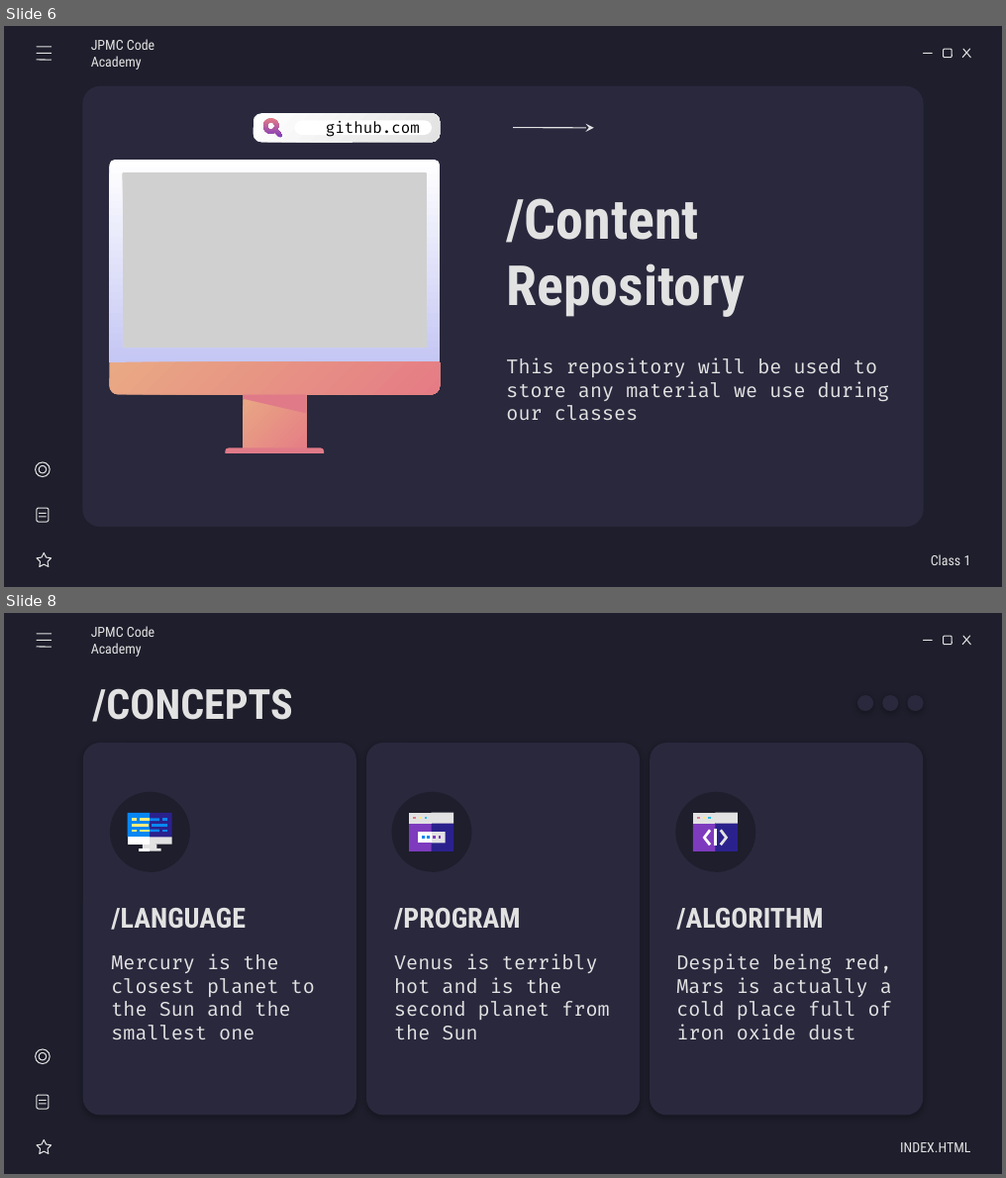
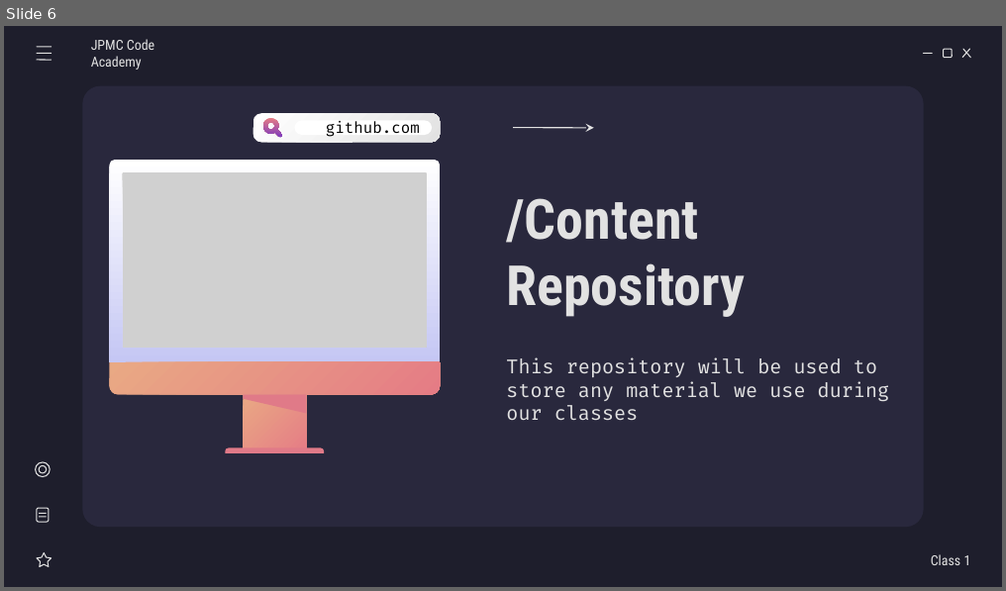
Before and after one commit to RasT110e5/code-academy-jpmc, a slide deck: classes/class-1/class1-slides.odp. Shown one above the other, each under a label of ours: slides 6 and 8 before the commit, slide 6 after it; the slides between them are not shown. The pictures are 1006x1178 and 1006x591 pixels, drawn with LibreOffice and Linux fonts; fonts in the diff are those of the drawing; grey boxes stand for pictures. Boxes give left, top, right and bottom in pixels: in the first picture for what was removed or moved away, otherwise in the second. Text is boxed around its words. In the diff, an @@ line names an element or a change of style, - is before the commit and + after.

```diff
--- a/classes/class-1/class1-slides.odp
+++ b/classes/class-1/class1-slides.odp
@@ slide 8 removed at (4, 613, 1002, 1174), background #1E1E2C; not listed: 4 template elements that a slide beside it also shows @@
@@ line removed from (37, 634) to (51, 634) @@
@@ line removed from (37, 640) to (51, 640) @@
@@ subtitle removed at (91, 626, 154, 657) @@
-JPMC Code Academy
@@ line removed from (37, 647) to (51, 647) @@
@@ title removed at (92, 688, 292, 722) @@
-/CONCEPTS
@@ ellipse removed at (857, 695, 873, 711) @@
@@ ellipse removed at (882, 695, 898, 711) @@
@@ ellipse removed at (907, 695, 923, 711) @@
@@ rounded rectangle removed at (83, 743, 356, 1115) @@
@@ rounded rectangle removed at (366, 743, 640, 1115) @@
@@ rounded rectangle removed at (649, 743, 923, 1115) @@
@@ ellipse removed at (110, 791, 189, 871) @@
@@ pie slice (boxed as its full ellipse) removed at (110, 791, 190, 872) @@
@@ ellipse removed at (391, 791, 471, 871) @@
@@ pie slice (boxed as its full ellipse) removed at (391, 791, 472, 872) @@
@@ ellipse removed at (675, 791, 755, 871) @@
@@ pie slice (boxed as its full ellipse) removed at (675, 791, 756, 872) @@
@@ group removed at (128, 813, 171, 852): 18 freeform shapes @@
@@ group removed at (409, 813, 453, 852): 13 freeform shapes @@
@@ group removed at (693, 813, 738, 852): 10 freeform shapes @@
@@ title removed at (111, 908, 246, 930) @@
-/LANGUAGE
@@ title removed at (394, 908, 521, 930) @@
-/PROGRAM
@@ title removed at (676, 908, 823, 930) @@
-/ALGORITHM
@@ subtitle removed at (111, 955, 315, 1040) @@
-Mercury is the closest planet to the Sun and the smallest one
@@ subtitle removed at (394, 955, 609, 1040) @@
-Venus is terribly hot and is the second planet from the Sun
@@ subtitle removed at (676, 955, 892, 1040) @@
-Despite being red, Mars is actually a cold place full of iron oxide dust
@@ group removed at (35, 1049, 52, 1154): 2 lines, 2 ellipses, 1 star, 1 rounded rectangle @@
@@ subtitle removed at (900, 1143, 970, 1153) @@
-INDEX.HTML
```
Also in this commit, not shown: 2 slides changed, 12 slides added, 31 other slides removed, 4 other files.
